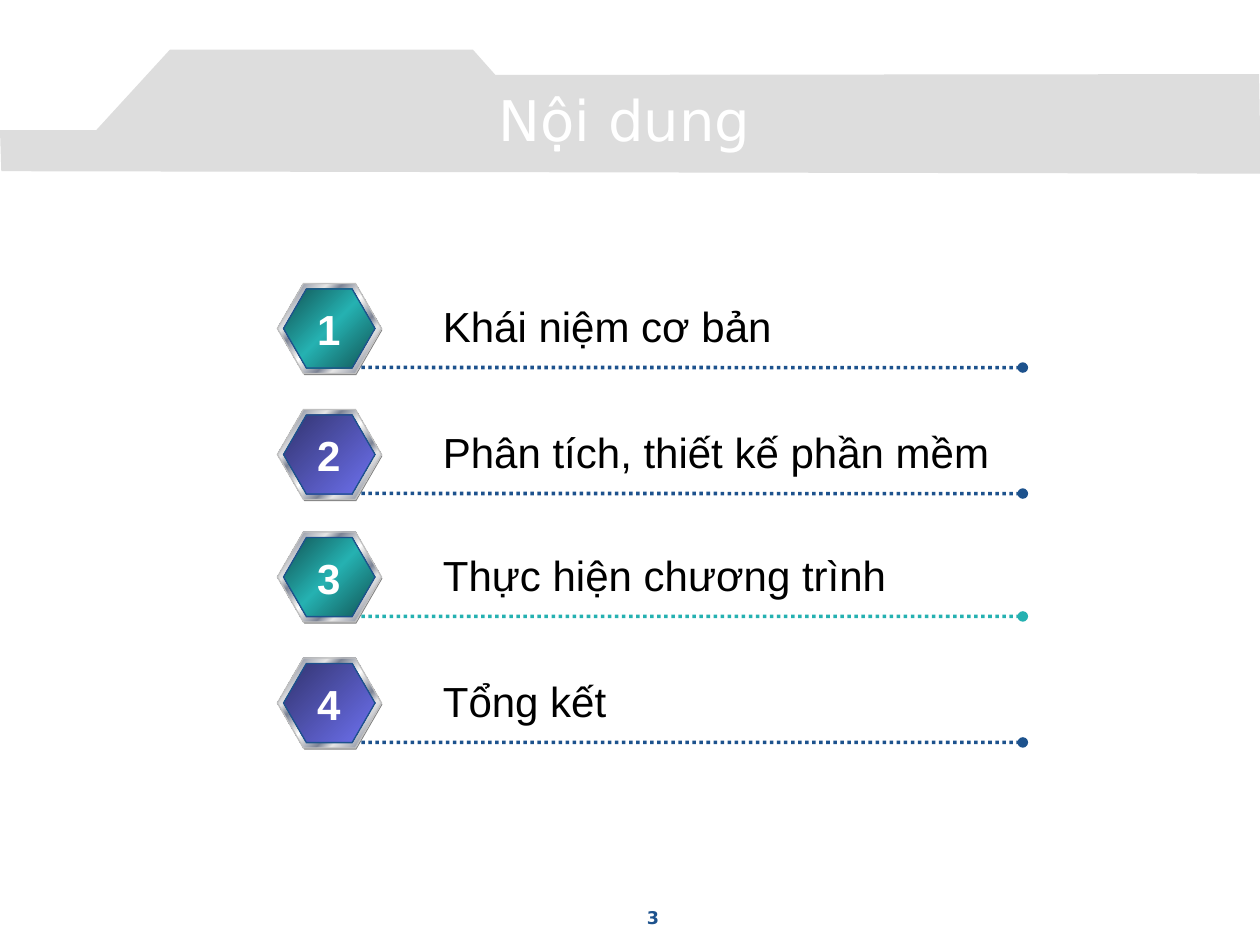
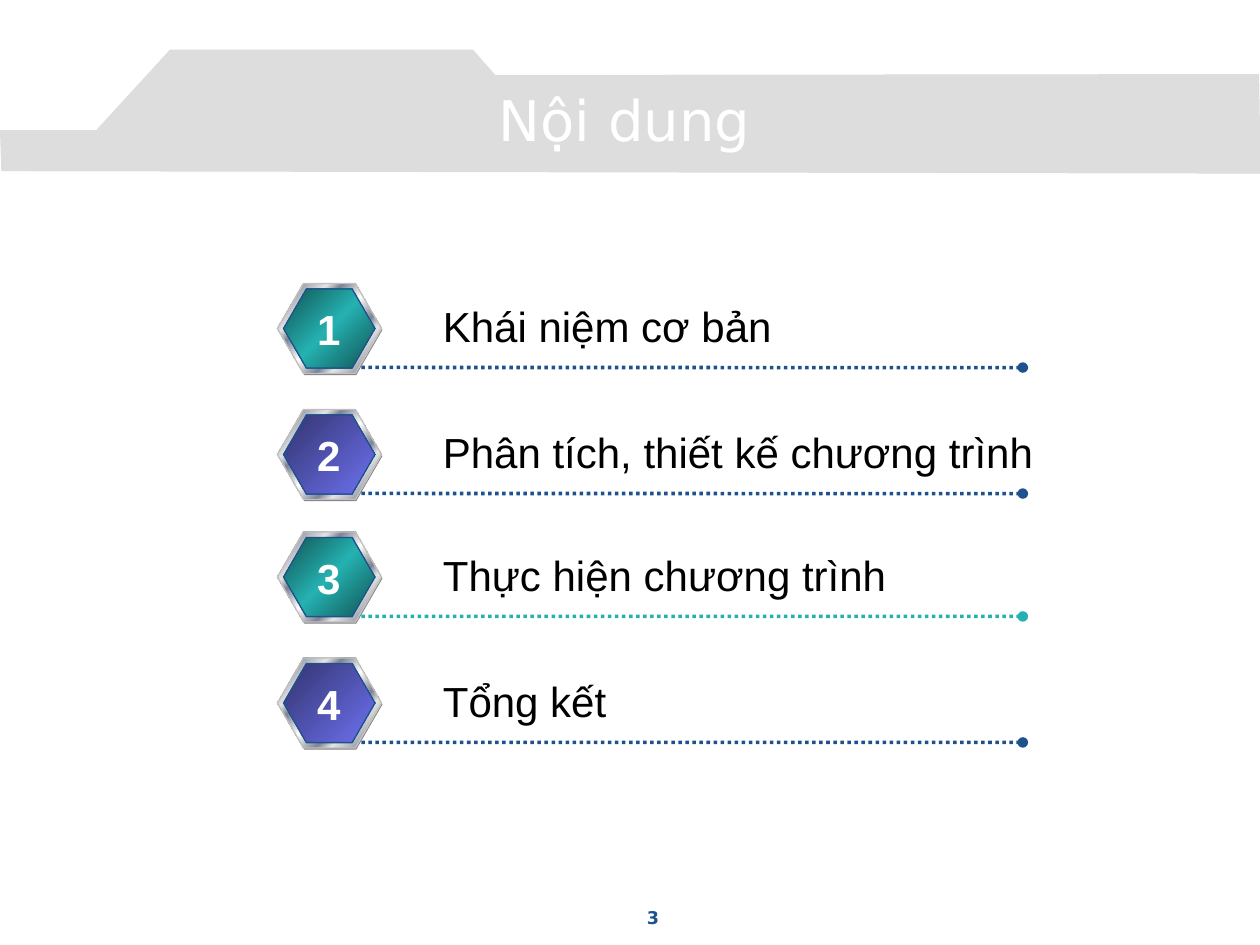
Before and after one commit to congcuong-cse/autotesting-lvtn, a slide deck: slide 3 of Document/Presentation.pptx. Drawn at 1260x945 pixels with LibreOffice and Linux fonts; fonts in the diff are those of the drawing; background and template pictures are left out. Boxes give left, top, right and bottom in pixels: in the first picture for what was removed or moved away, otherwise in the second. Text is boxed around its words. In the diff, an @@ line names an element or a change of style, - is before the commit and + after.

```diff
--- a/Document/Presentation.pptx
+++ b/Document/Presentation.pptx
@@ text at <box>443,435,1033,476</box>: text changed @@
-Phân tích, thiết kế phần mềm
+Phân tích, thiết kế chương trình
```
Also in this commit, not shown: 10 other slides changed, 1 slide added, 17 slides removed.
